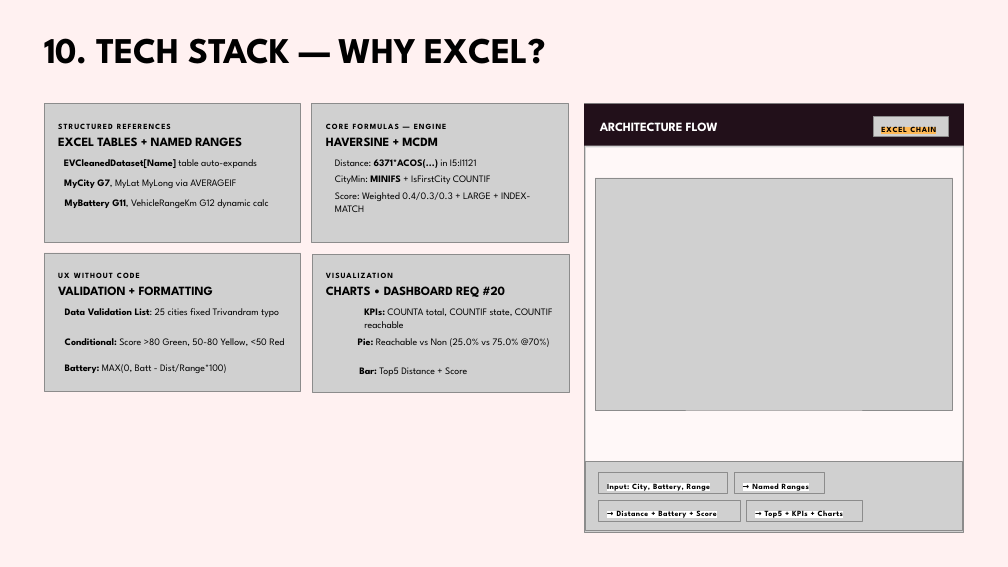
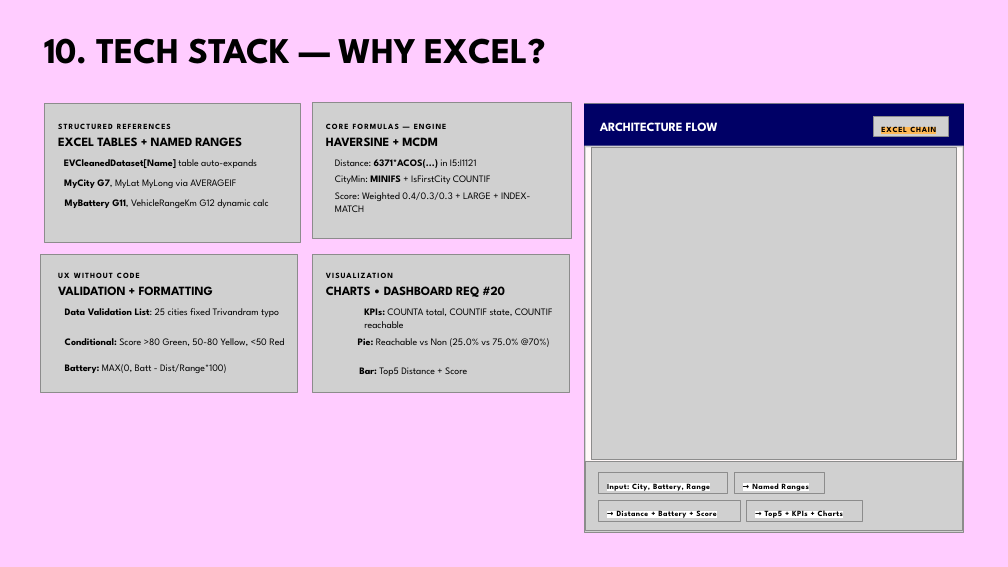
Before and after one commit to JEISAMATHEW/EV_Recommendation_Dashboard, a slide deck: slide 12 of EV Recommendation Dashboard.pptx. Drawn at 1008x567 pixels with LibreOffice and Linux fonts; fonts in the diff are those of the drawing; grey boxes stand for pictures. Boxes give left, top, right and bottom in pixels: in the first picture for what was removed or moved away, otherwise in the second. Text is boxed around its words. In the diff, an @@ line names an element or a change of style, - is before the commit and + after.

```diff
--- a/EV Recommendation Dashboard.pptx
+++ b/EV Recommendation Dashboard.pptx
@@ background #FFF1F1 to #FFCCFF @@
@@ rectangle at [585,104,964,146]: fill #22101A to #000066 @@
@@ picture: place and size @@
-picture at [595,178,953,410]
+picture at [592,147,957,461]
@@ picture: place and size @@
-picture at [44,253,300,392]
+picture at [40,254,298,392]
```
Also in this commit, not shown: 14 other slides changed.
